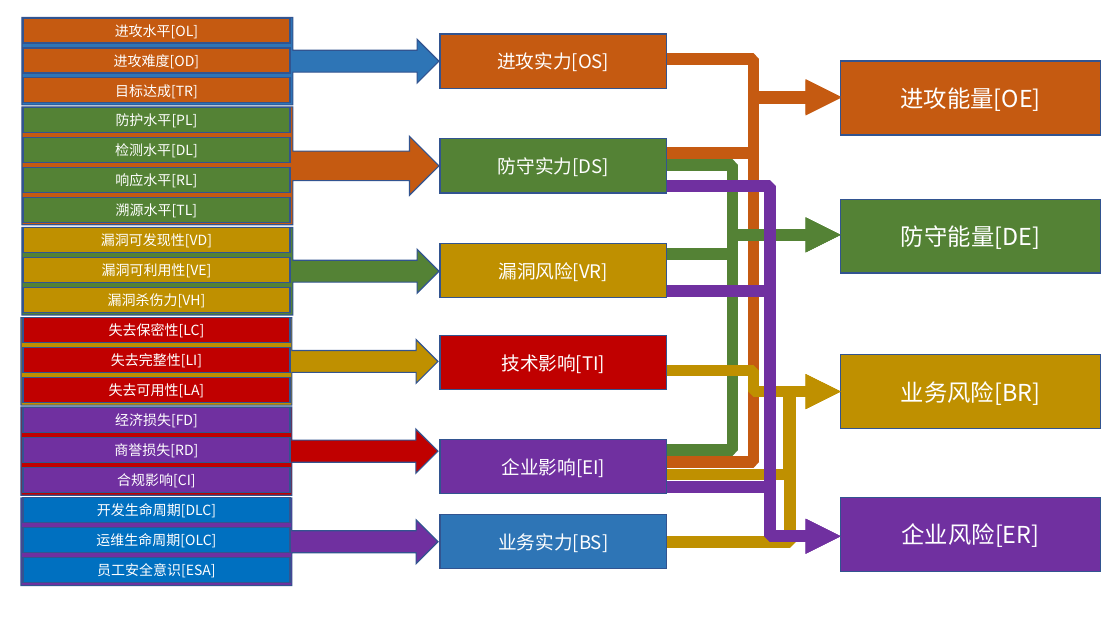
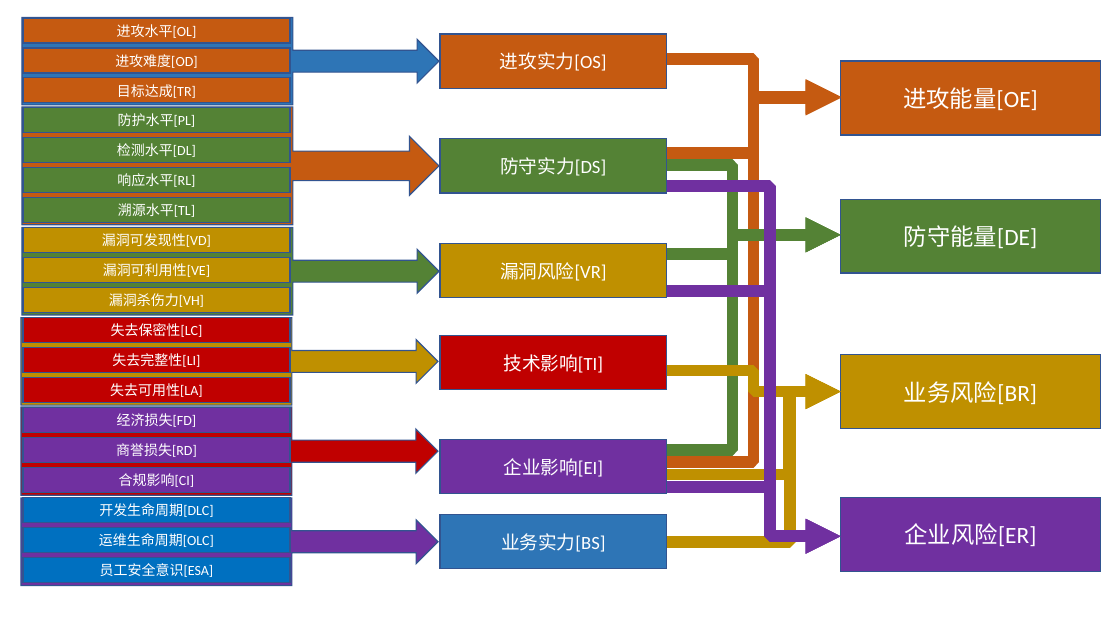
Before and after one commit to JDArmy/RTASS, a slide deck: slide 1 of design/计分.pptx. Drawn at 1120x630 pixels with LibreOffice and Linux fonts; fonts in the diff are those of the drawing. Boxes give left, top, right and bottom in pixels: in the first picture for what was removed or moved away, otherwise in the second. Text is boxed around its words. In the diff, an @@ line names an element or a change of style, - is before the commit and + after.

```diff
--- a/design/计分.pptx
+++ b/design/计分.pptx
@@ font Noto Sans CJK SC to Calibri in 29 elements at box(23, 18, 290, 43), box(23, 48, 290, 73), box(23, 78, 290, 103), box(23, 108, 290, 133), box(23, 138, 290, 163), box(23, 168, 290, 193), box(23, 198, 290, 223), box(23, 228, 290, 253), box(23, 258, 290, 283), box(23, 288, 290, 313), box(23, 318, 290, 343), box(23, 348, 290, 373), box(23, 378, 290, 403), box(23, 408, 290, 433), box(23, 438, 290, 463), box(23, 468, 290, 493), box(23, 498, 290, 523), box(23, 528, 290, 553), box(23, 558, 290, 583), box(440, 34, 667, 87), box(440, 139, 667, 192), box(440, 244, 667, 297), box(440, 336, 667, 390), box(440, 439, 667, 493), box(440, 515, 667, 569), box(841, 61, 1101, 135), box(841, 199, 1101, 273), box(841, 355, 1101, 429), box(841, 497, 1101, 571) @@
```
Also in this commit, not shown: 18 other files.
